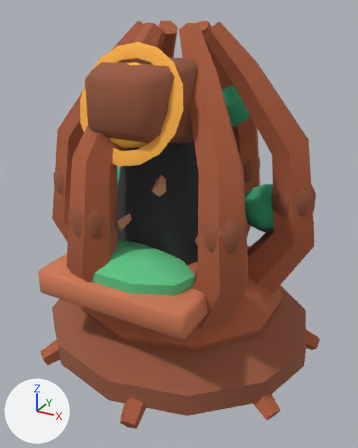
One commit to the glTF model game/assets/3d/cast/root_lurker.glb: the scene before it, then after it.
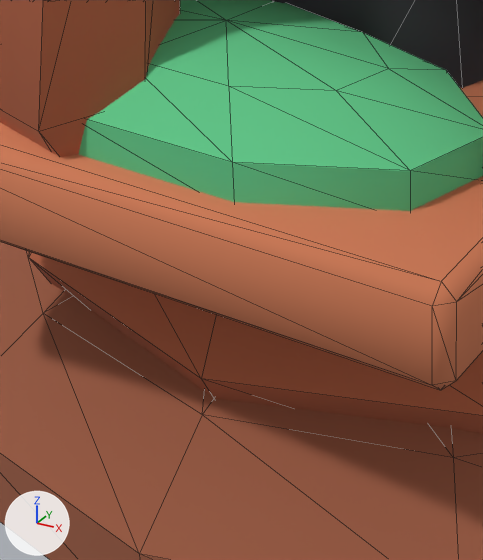
Old and new are each drawn whole from a 50 mm lens placed at (2.075, -3.656, 3.31), pointed at (0.072, -0.015, 1.49) and again close up on the part from 20% to 54% of the width and 54% to 85% of the height. Every picture has the same lights, and +X, +Y and +Z are marked at lower left. The last two pictures show the newer version. The close-ups show mesh edges as thin lines. Vertices at exactly the same position are counted once.

The scene before the commit, as lines of its bpy script (objects in view):
```python
me_sphere = bpy.data.meshes.new('Sphere')
me_sphere.from_pydata(...)  # 1105 vertices, 2046 faces; spans x -1.36..1.36, y -1.28..1.28, z 0.0..3.2
me_sphere.materials.append(mat_colormap)  # picture img_colormap
ob_rootlurker = bpy.data.objects.new('RootLurker', me_sphere)
ob_rootlurker.location = (0.0, 0.0, 0.0)
```
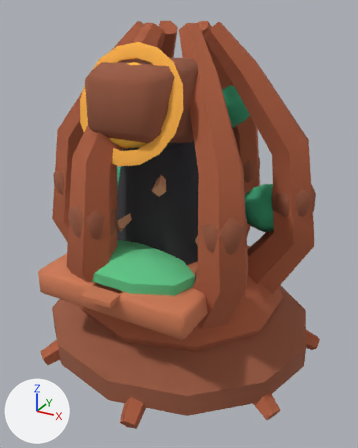
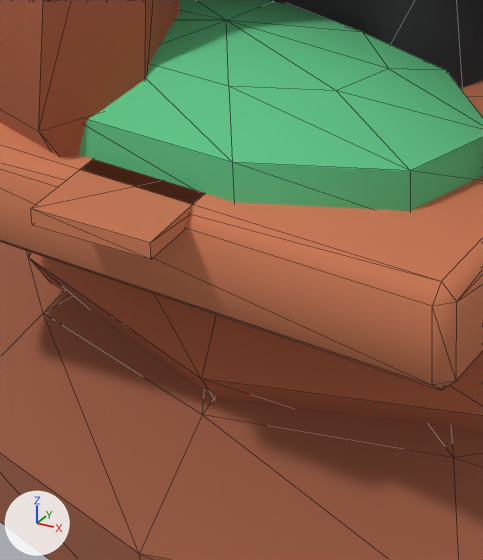
Edits to the bpy script that builds the scene:
```text
Change me_sphere:
    used by ob_rootlurker; location = (0.0, 0.0, 0.0)
    remove me_sphere.from_pydata(...)  # 1105 vertices, 2046 faces; spans x -1.36..1.36, y -1.28..1.28, z 0.0..3.2
    add me_sphere.from_pydata(...)  # 1113 vertices, 2058 faces; spans x -1.36..1.36, y -1.28..1.28, z 0.0..3.2
    me_sphere part 1
    8 vertices are added at x -0.08..0.19, y -1.26..-0.95, z 1.33..1.37
    12 new faces join them
```

Boxes (x1, y1, x2, y2) around the edits, measured in the close-ups (483 x 560 px):
part 1 of me_sphere, added (orange)
    after: (31, 160, 205, 260)
